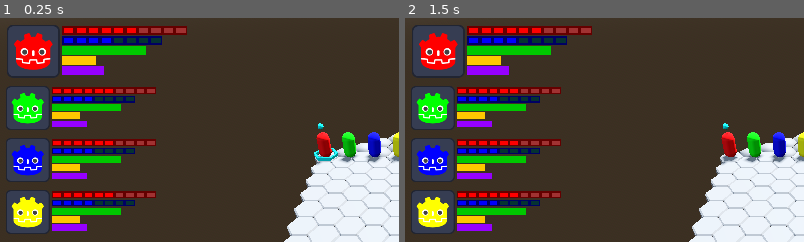
Above: before the commit, frames 1-2 (left to right).
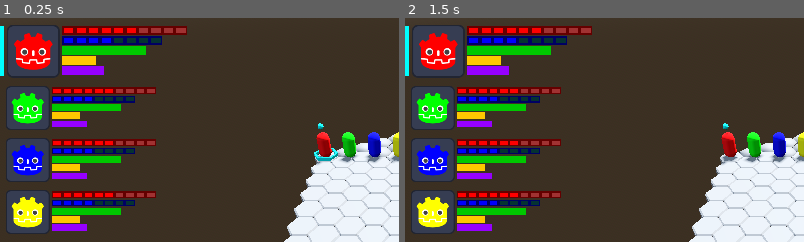
Above: after the commit, the same moments.

Repository: GuSoder/mini-turn-client
Game: Godot game, scene res://scenes/client1.tscn
Same seed, same stepped clock (60 frames per second), same inputs: the game is played once before the commit and once after it. This scene is started directly instead of the project's main scene.
Inputs (mouse positions are % of the whole screen's width and height, from its top left):
- Up to frame 1 (0.25 s): no input
- Up to frame 2 (1.5 s): tap Enter at 0.5, 0.6 s; move the mouse to (72, 45) at 0.52 s; click (72, 45) at 0.67 s; tap Space at 1.25 s; move the mouse to (30, 55) at 1.27 s; tap C at 1.35 s; click (30, 55) at 1.42 s
The pictures show only the part of the screen within x 0-50%, y 0-50%; the shares and areas given below are measured in that part.

The runs differ from the first frame. In frame 1, 0.2% of the frame differs, in the area x 0-2%, y 3-26%; in frame 2, 0.2%.

Commit message:
new turn marker

Diff:
--- a/scenes/client1.tscn
+++ b/scenes/client1.tscn
@@ -56,6 +56,14 @@
 scale = Vector2(0.5, 0.5)
 texture = ExtResource("10_4b6d6")
 
+[node name="TurnMarker" type="Node2D" parent="InitiativeTracker/CharacterPanel1"]
+
+[node name="Highlight" type="ColorRect" parent="InitiativeTracker/CharacterPanel1/TurnMarker"]
+offset_top = 10.0
+offset_right = 5.0
+offset_bottom = 70.0
+color = Color(0, 1, 1, 1)
+
 [node name="CharacterPanel2" parent="InitiativeTracker" instance=ExtResource("10_38wds")]
 position = Vector2(0, 90)
 scale = Vector2(1, 1)
--- a/scenes/client2.tscn
+++ b/scenes/client2.tscn
@@ -45,6 +45,14 @@
 scale = Vector2(0.5, 0.5)
 texture = ExtResource("13_ptw40")
 
+[node name="TurnMarker" type="Node2D" parent="InitiativeTracker/CharacterPanel1"]
+
+[node name="Highlight" type="ColorRect" parent="InitiativeTracker/CharacterPanel1/TurnMarker"]
+offset_top = 10.0
+offset_right = 5.0
+offset_bottom = 70.0
+color = Color(0, 1, 1, 1)
+
 [node name="CharacterPanel2" parent="InitiativeTracker" instance=ExtResource("9_cxg6n")]
 
 [node name="Portrait" type="Sprite2D" parent="InitiativeTracker/CharacterPanel2"]
--- a/scenes/client3.tscn
+++ b/scenes/client3.tscn
@@ -45,6 +45,14 @@
 scale = Vector2(0.5, 0.5)
 texture = ExtResource("12_7to6r")
 
+[node name="TurnMarker" type="Node2D" parent="InitiativeTracker/CharacterPanel1"]
+
+[node name="Highlight" type="ColorRect" parent="InitiativeTracker/CharacterPanel1/TurnMarker"]
+offset_top = 10.0
+offset_right = 5.0
+offset_bottom = 70.0
+color = Color(0, 1, 1, 1)
+
 [node name="CharacterPanel2" parent="InitiativeTracker" instance=ExtResource("9_e1g3w")]
 position = Vector2(0, 240)
 scale = Vector2(1, 1)
--- a/scenes/client4.tscn
+++ b/scenes/client4.tscn
@@ -35,6 +35,7 @@
 mesh = ExtResource("7_lj136")
 
 [node name="InitiativeTracker" type="Node2D" parent="."]
+position = Vector2(5, 0)
 
 [node name="CharacterPanel1" parent="InitiativeTracker" instance=ExtResource("9_4jrir")]
 position = Vector2(0, 90)
@@ -44,6 +45,14 @@
 position = Vector2(40, 40)
 scale = Vector2(0.5, 0.5)
 texture = ExtResource("11_lxgk3")
+
+[node name="TurnMarker" type="Node2D" parent="InitiativeTracker/CharacterPanel1"]
+
+[node name="Highlight" type="ColorRect" parent="InitiativeTracker/CharacterPanel1/TurnMarker"]
+offset_top = 10.0
+offset_right = 5.0
+offset_bottom = 70.0
+color = Color(0, 1, 1, 1)
 
 [node name="CharacterPanel2" parent="InitiativeTracker" instance=ExtResource("9_4jrir")]
 position = Vector2(0, 165)
